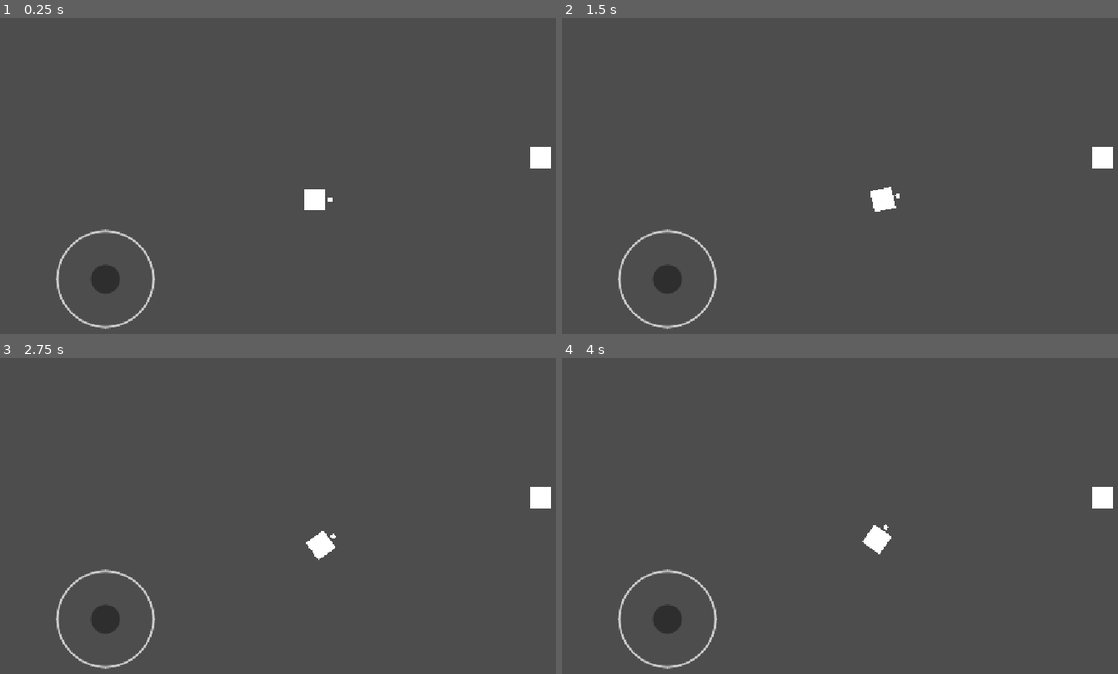
Above: before the commit, frames 1-4 (two rows, left to right).
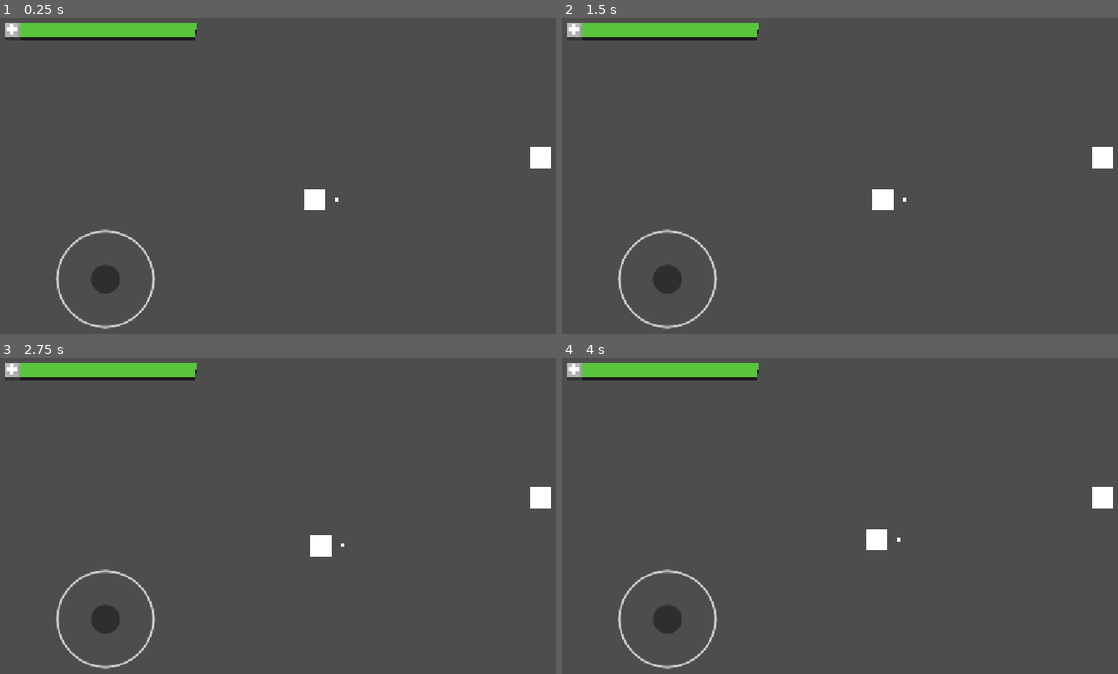
Above: after the commit, the same moments.

Repository: JPAF1017/Rogue-Recreation-Mobile
Game: Godot game, scene res://Levels/test_level.tscn
The game is run twice, just before and just after one commit, with the same random seed, the same clock (stepped at 60 frames per second) and the same inputs.
Inputs:
- Up to frame 1 (0.25 s): no input
- Up to frame 2 (1.5 s): tap Enter at 0.5 s; tap A (A) at 0.6 s; tap D (D) at 0.8, 1.35 s; tap Space at 1.25 s
- Up to frame 3 (2.75 s): tap S (S) at 1.55, 2.1 s; tap Enter at 2 s; tap W (W) at 2.3 s
- Up to frame 4 (4 s): tap Space at 2.75 s; tap W (W) at 2.85 s; tap A (A) at 3.05, 3.6 s; tap Enter at 3.5 s; tap D (D) at 3.8 s

The runs differ from the first frame. In frame 1, 1.9% of the frame differs, in the area x 0-61%, y 1-59%; in frame 2, 1.9%; in frame 3, 2.0%, in the area x 0-62%, y 1-64%; in frame 4, 2.0%.
Error before the commit: Invalid access to property or key 'health_changed' on a base object of type 'null instance'. (res://Entities/Scripts/player.gd:13)

Commit message:
added health bar component and connected to the player

Diff:
--- /dev/null
+++ b/Components/Scripts/health_bar_component.gd
@@ -0,0 +1,55 @@
+@tool
+class_name HealthBarComponent
+extends TextureProgressBar
+
+@export_group("Visual Overrides")
+@export var custom_under_texture: Texture2D:
+	set(value):
+		custom_under_texture = value
+		texture_under = value
+@export var custom_progress_texture: Texture2D:
+	set(value):
+		custom_progress_texture = value
+		texture_progress = value
+@export var custom_over_texture: Texture2D:
+	set(value):
+		custom_over_texture = value
+		texture_over = value
+@export var progress_tint: Color = Color.WHITE:
+	set(value):
+		progress_tint = value
+		tint_progress = value
+@export_group("Dependencies")
+@export var health_component: HealthComponent
+@export var animate_transition: bool = true
+@export var animation_speed: float = 0.2
+
+var _tween: Tween
+
+
+func setup(target_health_component: HealthComponent) -> void:
+	if health_component and health_component.health_changed.is_connected(_on_health_changed):
+		health_component.health_changed.disconnect(_on_health_changed)
+
+	health_component = target_health_component
+	if not health_component:
+		return
+
+	min_value = 0.0
+	max_value = health_component.max_health
+	value = health_component.current_health
+	health_component.health_changed.connect(_on_health_changed)
+
+
+func _on_health_changed(current: float, max_val: float) -> void:
+	max_value = max_val
+
+	if not animate_transition:
+		value = current
+		return
+
+	if _tween and _tween.is_runing():
+		_tween.kill()
+
+	_tween = create_tween()
+	_tween.tween_property(self, "value", current, animation_speed).set_trans(Tween.TRANS_SINE).set_ease(Tween.EASE_OUT)
--- a/Components/Scripts/target_detector_component.gd
+++ b/Components/Scripts/target_detector_component.gd
@@ -3,21 +3,17 @@
 
 signal target_changed(new_target: Node2D)
 
-@export var visual_to_rotate: Node2D
-@export var rotation_speed: float = 9.0
-@export var toggle_rotation: bool = true
-
 var current_target: Node2D = null
 var _targets_in_range: Array[Node2D] = []
+
 
 func _ready() -> void:
 	body_entered.connect(_on_body_entered)
 	body_exited.connect(_on_body_exited)
 
 
-func _process(delta: float) -> void:
+func _process(_delta: float) -> void:
 	_update_closest_target()
-	_rotate_visual(delta)
 
 
 func _on_body_entered(body: Node2D) -> void:
@@ -42,7 +38,6 @@
 			var dist_sq := global_position.distance_squared_to(target.global_position)
 			if dist_sq < shortest_dist_sq:
 				shortest_dist_sq = dist_sq
-				closest = target
 		i -= 1
 
 	if closest != current_target:
@@ -50,30 +45,5 @@
 		target_changed.emit(current_target)
 
 
-func _rotate_visual(delta: float) -> void:
-	if not toggle_rotation or not is_instance_valid(visual_to_rotate):
-		return
-
-	var target_angle: float
-
-	if is_instance_valid(current_target):
-		target_angle = visual_to_rotate.global_position.angle_to_point(current_target.global_position)
-	else:
-		var parent_body := get_parent() as CharacterBody2D
-		if parent_body and parent_body.velocity.length_squared() > 1.0:
-			target_angle = parent_body.velocity.angle()
-		else:
-			return
-
-	if rotation_speed <= 0.0:
-		visual_to_rotate.global_rotation = target_angle
-	else:
-		visual_to_rotate.global_rotation = lerp_angle(
-			visual_to_rotate.global_rotation,
-			target_angle,
-			rotation_speed * delta
-		)
-
-
 func get_target() -> Node2D:
 	return current_target
--- /dev/null
+++ b/Components/health_bar_component.tscn
@@ -0,0 +1,9 @@
+[gd_scene format=3 uid="uid://ddwtiufc3pqjh"]
+
+[ext_resource type="Script" uid="uid://by3duyupgwqxc" path="res://Components/Scripts/health_bar_component.gd" id="1_nkyjh"]
+
+[node name="HealthBarComponent" type="TextureProgressBar" unique_id=583705359]
+offset_right = 40.0
+offset_bottom = 40.0
+nine_patch_stretch = true
+script = ExtResource("1_nkyjh")
--- /dev/null
+++ b/Components/player_health_bar.tscn
@@ -0,0 +1,14 @@
+[gd_scene format=3 uid="uid://njwbsjio2mve"]
+
+[ext_resource type="PackedScene" uid="uid://ddwtiufc3pqjh" path="res://Components/health_bar_component.tscn" id="1_jk3r2"]
+[ext_resource type="Texture2D" uid="uid://dxm3wn7lakpps" path="res://Assets/UI/HealthBar/outside_health_player.png" id="2_0b8uc"]
+[ext_resource type="Texture2D" uid="uid://c26dgngykp0ga" path="res://Assets/UI/HealthBar/inside_health_player.png" id="3_swf0n"]
+
+[node name="PlayerHealthBar" unique_id=583705359 instance=ExtResource("1_jk3r2")]
+texture_filter = 1
+value = 100.0
+texture_under = ExtResource("2_0b8uc")
+texture_progress = ExtResource("3_swf0n")
+texture_progress_offset = Vector2(0, 4.135)
+custom_under_texture = ExtResource("2_0b8uc")
+custom_progress_texture = ExtResource("3_swf0n")
--- a/Entities/player.tscn
+++ b/Entities/player.tscn
@@ -4,6 +4,7 @@
 [ext_resource type="Script" uid="uid://cmhspgkccwy38" path="res://Entities/Scripts/player.gd" id="1_xd3k7"]
 [ext_resource type="Texture2D" uid="uid://ce0x3xgcvgte" path="res://Assets/square.png" id="2_xd3k7"]
 [ext_resource type="PackedScene" uid="uid://c6j5ljav0a66" path="res://Components/target_detector_component.tscn" id="4_taegk"]
+[ext_resource type="PackedScene" uid="uid://cfckm8ulvu3c" path="res://Components/health_component.tscn" id="5_kee72"]
 
 [sub_resource type="RectangleShape2D" id="RectangleShape2D_1a03h"]
 size = Vector2(36, 36)
@@ -16,27 +17,30 @@
 collision_mask = 7
 script = ExtResource("1_xd3k7")
 
-[node name="MovementComponent" parent="." unique_id=1915701295 instance=ExtResource("1_gb1tc")]
-max_speed = 380.0
-acceleration = 2400.0
-friction = 2800.0
+[node name="Target" type="Sprite2D" parent="." unique_id=1218558878]
+
+[node name="Square" type="Sprite2D" parent="Target" unique_id=494629896]
+position = Vector2(38, 1.1368684e-13)
+scale = Vector2(0.014648434, 0.014648434)
+texture = ExtResource("2_xd3k7")
 
 [node name="Sprite2D" type="Sprite2D" parent="." unique_id=154720065]
 scale = Vector2(0.072265625, 0.072265625)
 texture = ExtResource("2_xd3k7")
 
-[node name="Square" type="Sprite2D" parent="Sprite2D" unique_id=494629896]
-position = Vector2(359.7838, 1.3196791e-05)
-scale = Vector2(0.20270266, 0.20270266)
-texture = ExtResource("2_xd3k7")
-
 [node name="Collision" type="CollisionShape2D" parent="." unique_id=1315351215]
 shape = SubResource("RectangleShape2D_1a03h")
 
-[node name="TargetDetectorComponent" parent="." unique_id=1298262147 node_paths=PackedStringArray("visual_to_rotate") instance=ExtResource("4_taegk")]
+[node name="TargetDetectorComponent" parent="." unique_id=1298262147 instance=ExtResource("4_taegk")]
 collision_layer = 2
 collision_mask = 4
-visual_to_rotate = NodePath("../Sprite2D")
 
 [node name="Detector" type="CollisionShape2D" parent="TargetDetectorComponent" unique_id=139555205]
 shape = SubResource("CircleShape2D_1a03h")
+
+[node name="HealthComponent" parent="." unique_id=969413040 instance=ExtResource("5_kee72")]
+
+[node name="MovementComponent" parent="." unique_id=1915701295 instance=ExtResource("1_gb1tc")]
+max_speed = 380.0
+acceleration = 2400.0
+friction = 2800.0
--- /dev/null
+++ b/UI/Scripts/touch_controls.gd
@@ -0,0 +1,9 @@
+extends Control
+
+@onready var health_bar: HealthBarComponent = $CanvasLayer/PlayerHealthBar
+
+
+func _ready() -> void:
+	var player = get_tree().get_first_node_in_group("player")
+	if player and player.health_component:
+		health_bar.setup(player.health_component)
--- a/UI/touch_controls.tscn
+++ b/UI/touch_controls.tscn
@@ -1,4 +1,7 @@
 [gd_scene format=3 uid="uid://jpaw2dqiy26u"]
+
+[ext_resource type="Script" uid="uid://doh7uvhpbou14" path="res://UI/Scripts/touch_controls.gd" id="1_atovs"]
+[ext_resource type="PackedScene" uid="uid://njwbsjio2mve" path="res://Components/player_health_bar.tscn" id="1_wivvl"]
 
 [node name="TouchControls" type="Control" unique_id=1720360131]
 layout_mode = 3
@@ -7,6 +10,7 @@
 anchor_bottom = 1.0
 grow_horizontal = 2
 grow_vertical = 2
+script = ExtResource("1_atovs")
 
 [node name="VirtualJoystick" type="VirtualJoystick" parent="." unique_id=433246422]
 layout_mode = 0
@@ -19,3 +23,12 @@
 action_right = &"D"
 action_up = &"W"
 action_down = &"S"
+
+[node name="CanvasLayer" type="CanvasLayer" parent="." unique_id=1661106396]
+
+[node name="PlayerHealthBar" parent="CanvasLayer" unique_id=583705359 instance=ExtResource("1_wivvl")]
+offset_left = -6.0
+offset_top = -133.0
+offset_right = 439.0
+offset_bottom = 312.0
+texture_progress_offset = Vector2(0, 46.175)
Binary file added: Assets/UI/HealthBar/inside_health_player.png
Not shown, added: Assets/UI/HealthBar/inside_health_player.png.import
Binary file added: Assets/UI/HealthBar/outside_health_player.png
Not shown, added: Assets/UI/HealthBar/outside_health_player.png.import
Not shown, added: Components/Scripts/health_bar_component.gd.uid
Not shown, added: UI/Scripts/touch_controls.gd.uid
